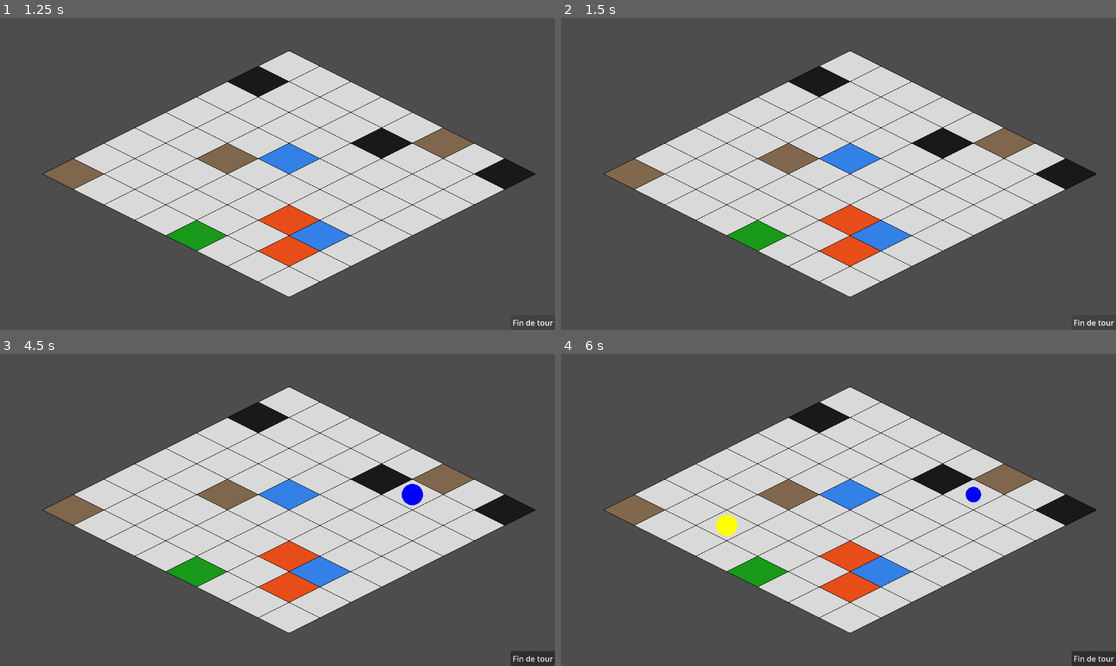
Above: before the commit, frames 1-4 (two rows, left to right).
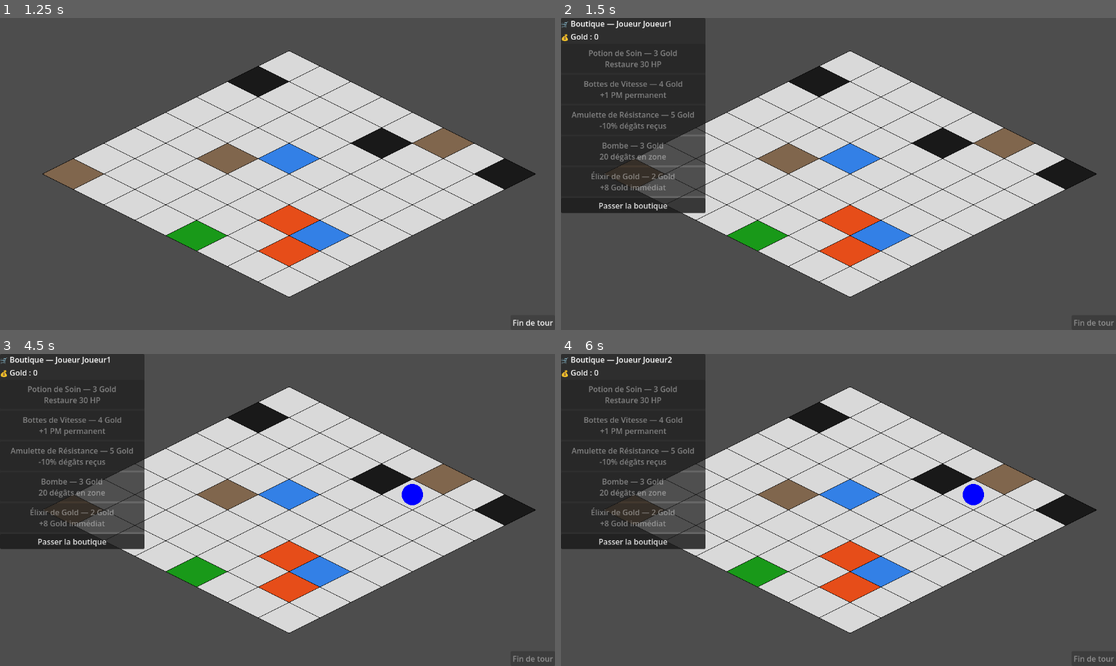
Above: after the commit, the same moments.

Repository: Brsa-Dev/ChessGame
Game: Godot game, scene res://main.tscn
The game is run twice, just before and just after one commit, with the same random seed, the same clock (stepped at 60 frames per second) and the same inputs.
Inputs (mouse positions are in pixels of both pictures, inside the frame that each line leads up to):
- Up to frame 1 (1.25 s): click "Fin de tour" at 0.5 s
- Up to frame 2 (1.5 s): click "Fin de tour" at 1.25 s
- Up to frame 3 (4.5 s): click (72, 541) at 2 s, where only the run after the commit has a clickable "Passer la boutique"; click (72, 541) at 2.75 s, where only the run after the commit has a clickable "Passer la boutique"; click "Fin de tour" at 3.5 s; tap Enter at 4.25 s; move the mouse to (399, 494) at 4.27 s; click (399, 494) at 4.42 s
- Up to frame 4 (6 s): click (633, 541) at 5 s, where only the run after the commit has a clickable "Passer la boutique"; tap Space at 5.75 s; move the mouse to (727, 525) at 5.77 s; click (727, 525) at 5.92 s

Frame 1 is identical in both runs. In frame 2, 16% of the frame differs, in the area x 0-100%, y 0-99%; in frame 3, 16%; in frame 4, 16%.

Commit message:
KAN-7 feat: Mise en place shop, items communs

Diff:
--- a/chess-game/item.gd
+++ b/chess-game/item.gd
@@ -22,9 +22,9 @@
 
 static func get_items_communs() -> Array:
 	return [
-		creer("potion_soin",        "Potion de Soin",        3, Usage.UNIQUE,    "Restaure 30 HP"),
-		creer("bottes_vitesse",     "Bottes de Vitesse",     4, Usage.PERMANENT, "+1 PM permanent"),
-		creer("amulette_resistance","Amulette de Résistance",5, Usage.PERMANENT, "-10% dégâts reçus"),
-		creer("bombe",              "Bombe",                 3, Usage.UNIQUE,    "20 dégâts en zone"),
+		creer("potion_soin",        "Potion de Soin",        3, Usage.UNIQUE,    "Restaure 30 HP",1),
+		creer("bottes_vitesse",     "Bottes de Vitesse",     4, Usage.PERMANENT, "+1 PM permanent",1),
+		creer("amulette_resistance","Amulette de Résistance",5, Usage.PERMANENT, "-10% dégâts reçus",1),
+		creer("bombe",              "Bombe",                 3, Usage.UNIQUE,    "20 dégâts en zone",1),
 		creer("elixir_gold",        "Élixir de Gold",        2, Usage.UNIQUE,    "+8 Gold immédiat", 1),
 	]
--- a/chess-game/main.gd
+++ b/chess-game/main.gd
@@ -7,7 +7,14 @@
 @onready var tour_manager = $TourManager
 @onready var bouton_fin_tour = $UI/BoutonFinTour
 
+# --- NOUVEAU — références boutique ---
+@onready var shop_manager = $ShopManager
+@onready var shop_ui = $ShopUI
+
 var joueur_selectionne: bool = false
+
+# Index du joueur en train d'acheter pendant la phase boutique
+var index_joueur_boutique: int = 0
 
 func _ready():
 	renderer.board = board
@@ -16,19 +23,53 @@
 	renderer.joueur_actif = tour_manager.get_joueur_actif()
 	bouton_fin_tour.pressed.connect(fin_de_tour)
 
-	# On écoute le signal mort de chaque joueur
 	joueur1.mort.connect(_on_joueur_mort.bind(joueur1))
 	joueur2.mort.connect(_on_joueur_mort.bind(joueur2))
 
+	# --- NOUVEAU — on connecte le signal phase_boutique ---
+	tour_manager.phase_boutique.connect(_on_phase_boutique)
+
+	# --- NOUVEAU — quand un joueur ferme la boutique ---
+	shop_ui.boutique_fermee.connect(_on_boutique_fermee)
+
+	# --- NOUVEAU — on donne le shop_manager au shop_ui ---
+	shop_ui.shop_manager = shop_manager
+
 	renderer.queue_redraw()
 	print("Main prêt !")
+
+# -----------------------------------------------
+# Appelée par tour_manager quand un tour global se termine
+# Lance la phase boutique pour le Joueur 1 en premier
+# -----------------------------------------------
+func _on_phase_boutique(_numero_tour: int):
+	index_joueur_boutique = 0
+	shop_manager.ouvrir_boutique()
+	# On bloque le bouton fin de tour pendant la boutique
+	bouton_fin_tour.disabled = true
+	# On ouvre la boutique pour le premier joueur
+	shop_ui.ouvrir(joueur1)
+
+# -----------------------------------------------
+# Appelée quand un joueur clique "Passer" dans la boutique
+# Passe au joueur suivant, ou ferme la boutique si tout le monde a acheté
+# -----------------------------------------------
+func _on_boutique_fermee():
+	index_joueur_boutique += 1
+
+	if index_joueur_boutique < 2:
+		# C'est au tour du Joueur 2
+		shop_ui.ouvrir(joueur2)
+	else:
+		# Les deux joueurs ont eu leur tour → on reprend la partie
+		bouton_fin_tour.disabled = false
+		print("=== Phase boutique terminée — La partie reprend ===")
 
 func _input(event):
 	if event is InputEventMouseButton and event.pressed:
 		var cell = renderer.screen_to_grid(event.position)
 		var joueur_actif = tour_manager.get_joueur_actif()
 
-		# Clic en dehors du plateau → désélection
 		if cell.x < 0 or cell.x >= 8 or cell.y < 0 or cell.y >= 8:
 			if joueur_selectionne:
 				joueur_selectionne = false
@@ -36,7 +77,6 @@
 				renderer.queue_redraw()
 			return
 
-		# Cas 1 : le joueur actif n'est pas encore placé → on le place
 		if not joueur_actif.est_place:
 			if not board.case_occupee(cell.x, cell.y):
 				board.occuper_case(cell.x, cell.y)
@@ -45,8 +85,6 @@
 			else:
 				print("Case déjà occupée !")
 
-		# Cas 2 : placé mais pas sélectionné
-		# → clic sur le joueur actif = sélection
 		elif not joueur_selectionne:
 			if cell.x == joueur_actif.grid_x and cell.y == joueur_actif.grid_y:
 				if joueur_actif.peut_se_deplacer() or not joueur_actif.a_attaque_ce_tour:
@@ -55,29 +93,24 @@
 				else:
 					print("Plus de PM et déjà attaqué !")
 
-		# Cas 3 : sélectionné
 		else:
-			# Reclique sur soi-même → désélection
 			if cell.x == joueur_actif.grid_x and cell.y == joueur_actif.grid_y:
 				joueur_selectionne = false
 				print("Joueur désélectionné")
 
-			# Clic sur un ennemi → attaque
 			elif _get_joueur_en(cell.x, cell.y) != null:
 				var cible = _get_joueur_en(cell.x, cell.y)
 				if joueur_actif.peut_attaquer(cell.x, cell.y):
 					joueur_actif.attaquer(cible)
 					joueur_selectionne = false
-					print("HP cible : ", cible.hp_actuels, "/", cible.hp_max)
 				else:
 					if joueur_actif.a_attaque_ce_tour:
 						print("Déjà attaqué ce tour !")
 					elif joueur_actif.pm_actuels < joueur_actif.attaque_cout_pm:
-						print("Pas assez de PM pour attaquer !")
+						print("Pas assez de PM !")
 					else:
 						print("Cible hors de portée !")
 
-			# Clic sur une case libre → déplacement
 			elif joueur_actif.peut_se_deplacer_vers(cell.x, cell.y):
 				if not board.case_occupee(cell.x, cell.y):
 					board.liberer_case(joueur_actif.grid_x, joueur_actif.grid_y)
@@ -85,8 +118,6 @@
 					board.occuper_case(joueur_actif.grid_x, joueur_actif.grid_y)
 					joueur_selectionne = false
 					print("Déplacé en (", cell.x, ", ", cell.y, ") — PM : ", joueur_actif.pm_actuels)
-					if not joueur_actif.peut_se_deplacer():
-						print("Plus de PM !")
 				else:
 					print("Case occupée !")
 			else:
@@ -96,21 +127,16 @@
 		renderer.joueur_selectionne = joueur_selectionne
 		renderer.queue_redraw()
 
-# Retourne le joueur situé sur la case (x, y), ou null si vide
 func _get_joueur_en(x: int, y: int) -> Node:
 	for joueur in [joueur1, joueur2]:
 		if joueur.est_place and joueur.grid_x == x and joueur.grid_y == y:
 			return joueur
 	return null
 
-# Appelée quand un joueur tombe à 0 HP
 func _on_joueur_mort(joueur: Node):
-	print("Joueur éliminé !")
-	# On libère juste sa case — on ne touche pas au tableau joueurs
 	board.liberer_case(joueur.grid_x, joueur.grid_y)
 	renderer.queue_redraw()
 
-# Appelée par le bouton "Fin de tour"
 func fin_de_tour():
 	joueur_selectionne = false
 	tour_manager.passer_au_tour_suivant()
--- a/chess-game/main.tscn
+++ b/chess-game/main.tscn
@@ -5,6 +5,8 @@
 [ext_resource type="Script" uid="uid://d1c4gj8rey8gb" path="res://renderer.gd" id="3_h2yge"]
 [ext_resource type="Script" uid="uid://c7l7r2i3xys5f" path="res://joueur.gd" id="4_1bvp3"]
 [ext_resource type="Script" uid="uid://dwdhc37i2tort" path="res://tour_manager.gd" id="5_lquwl"]
+[ext_resource type="Script" uid="uid://gmarcgm6a54i" path="res://shop_manager.gd" id="6_272bh"]
+[ext_resource type="PackedScene" uid="uid://mbe0rw1qqi34" path="res://shop_ui.tscn" id="7_5vw27"]
 
 [node name="Main" type="Node2D" unique_id=572728295]
 script = ExtResource("1_ig7tw")
@@ -42,5 +44,10 @@
 grow_vertical = 0
 text = "Fin de tour"
 
+[node name="ShopManager" type="Node" parent="." unique_id=1214474715]
+script = ExtResource("6_272bh")
+
+[node name="ShopUI" parent="." unique_id=2008567203 instance=ExtResource("7_5vw27")]
+
 [connection signal="timeout" from="TourManager/Timer" to="TourManager" method="_on_timer_timeout"]
 [connection signal="pressed" from="UI/BoutonFinTour" to="." method="fin_de_tour"]
--- /dev/null
+++ b/chess-game/shop_ui.gd
@@ -0,0 +1,102 @@
+# shop_ui.gd
+# -----------------------------------------------
+# SHOP UI — Interface visuelle de la boutique
+# Affiche les items, gère les clics d'achat
+# Communique avec shop_manager.gd pour la logique
+# -----------------------------------------------
+extends CanvasLayer
+
+# Référence au shop_manager (assignée par main.gd)
+var shop_manager: Node = null
+
+# Le joueur qui est en train d'acheter
+var joueur_actif: Node = null
+
+# -----------------------------------------------
+# Nœuds de l'interface (assignés dans _ready)
+# -----------------------------------------------
+
+@onready var panneau         = $Panneau
+@onready var label_titre     = $Panneau/VBoxContainer/Titre
+@onready var label_gold      = $Panneau/VBoxContainer/Gold
+@onready var conteneur_items = $Panneau/VBoxContainer/Items
+@onready var bouton_passer   = $Panneau/VBoxContainer/BoutonPasser
+
+# Signal émis quand le joueur a terminé ses achats
+signal boutique_fermee
+
+# -----------------------------------------------
+# Initialisation — on cache la boutique au démarrage
+# -----------------------------------------------
+func _ready():
+	panneau.visible = false
+	bouton_passer.pressed.connect(_on_passer)
+
+# -----------------------------------------------
+# Ouvre la boutique pour un joueur donné
+# Appelée par main.gd
+# -----------------------------------------------
+func ouvrir(joueur: Node):
+	joueur_actif = joueur
+	panneau.visible = true
+
+	# Titre avec le numéro du joueur
+	label_titre.text = "🛒 Boutique — Joueur %s" % joueur.name
+
+	# Affiche le gold actuel du joueur
+	_rafraichir_gold()
+
+	# Génère un bouton par item dans le stock
+	_afficher_items()
+
+	print("Boutique ouverte pour : ", joueur.name)
+
+# -----------------------------------------------
+# Met à jour l'affichage du gold
+# -----------------------------------------------
+func _rafraichir_gold():
+	label_gold.text = "💰 Gold : %d" % joueur_actif.gold
+
+# -----------------------------------------------
+# Génère dynamiquement les boutons d'items
+# On vide d'abord le conteneur pour éviter les doublons
+# -----------------------------------------------
+func _afficher_items():
+	# Supprime les anciens boutons
+	for enfant in conteneur_items.get_children():
+		enfant.queue_free()
+
+	# Crée un bouton pour chaque item du stock
+	for item in shop_manager.stock:
+		var bouton = Button.new()
+
+		# Texte du bouton : nom + prix + description
+		bouton.text = "%s — %d Gold\n%s" % [item.nom, item.prix, item.description]
+		bouton.autowrap_mode = TextServer.AUTOWRAP_WORD
+		bouton.custom_minimum_size = Vector2(300, 60)
+
+		# Grise le bouton si le joueur ne peut pas acheter
+		bouton.disabled = not shop_manager.peut_acheter(joueur_actif, item)
+
+		# Connecte le clic — on passe l'item en paramètre
+		bouton.pressed.connect(_on_acheter.bind(item))
+
+		conteneur_items.add_child(bouton)
+
+# -----------------------------------------------
+# Appelée quand le joueur clique sur un item
+# -----------------------------------------------
+func _on_acheter(item: Resource):
+	shop_manager.acheter(joueur_actif, item)
+
+	# On rafraîchit l'affichage après l'achat
+	_rafraichir_gold()
+	_afficher_items()  # Remet à jour les boutons (grisés si plus assez de gold)
+
+# -----------------------------------------------
+# Appelée quand le joueur clique "Passer"
+# -----------------------------------------------
+func _on_passer():
+	panneau.visible = false
+	print("Joueur ", joueur_actif.name, " passe la boutique")
+	emit_signal("boutique_fermee")
--- /dev/null
+++ b/chess-game/shop_ui.tscn
@@ -0,0 +1,26 @@
+[gd_scene format=3 uid="uid://mbe0rw1qqi34"]
+
+[ext_resource type="Script" uid="uid://dgvbq33mtqbko" path="res://shop_ui.gd" id="1_fscwk"]
+
+[node name="ShopUI" type="CanvasLayer" unique_id=2008567203]
+script = ExtResource("1_fscwk")
+
+[node name="Panneau" type="PanelContainer" parent="." unique_id=897021197]
+offset_right = 40.0
+offset_bottom = 40.0
+
+[node name="VBoxContainer" type="VBoxContainer" parent="Panneau" unique_id=895329842]
+layout_mode = 2
+
+[node name="Titre" type="Label" parent="Panneau/VBoxContainer" unique_id=1934693098]
+layout_mode = 2
+
+[node name="Gold" type="Label" parent="Panneau/VBoxContainer" unique_id=1486791879]
+layout_mode = 2
+
+[node name="Items" type="VBoxContainer" parent="Panneau/VBoxContainer" unique_id=1193764457]
+layout_mode = 2
+
+[node name="BoutonPasser" type="Button" parent="Panneau/VBoxContainer" unique_id=313916431]
+layout_mode = 2
+text = "Passer la boutique"
--- a/chess-game/tour_manager.gd
+++ b/chess-game/tour_manager.gd
@@ -4,6 +4,7 @@
 # TOUR MANAGER — Gestion des tours de jeu
 # -----------------------------------------------
 
+var joueurs_ayant_joue: int = 0
 # Liste des joueurs dans l'ordre de jeu
 var joueurs: Array = []
 
@@ -54,12 +55,16 @@
 # Appelée par main.gd (bouton fin de tour ou timer)
 # -----------------------------------------------
 func passer_au_tour_suivant():
-	# Index suivant en bouclant sur la liste
+	# On incrémente le compteur de joueurs ayant joué
+	joueurs_ayant_joue += 1
+
+	# Si tous les joueurs ont joué → tour global terminé
+	if joueurs_ayant_joue >= joueurs.size():
+		joueurs_ayant_joue = 0  # On remet le compteur à zéro
+		_fin_tour_global()
+
+	# On passe au joueur suivant
 	index_joueur_actif = (index_joueur_actif + 1) % joueurs.size()
-
-	# Si on revient au joueur 0 → tour global terminé
-	if index_joueur_actif == 0:
-		_fin_tour_global()
 
 	# Recharge les PM du joueur actif
 	get_joueur_actif().debut_tour()
Not shown, added: chess-game/shop_ui.gd.uid
